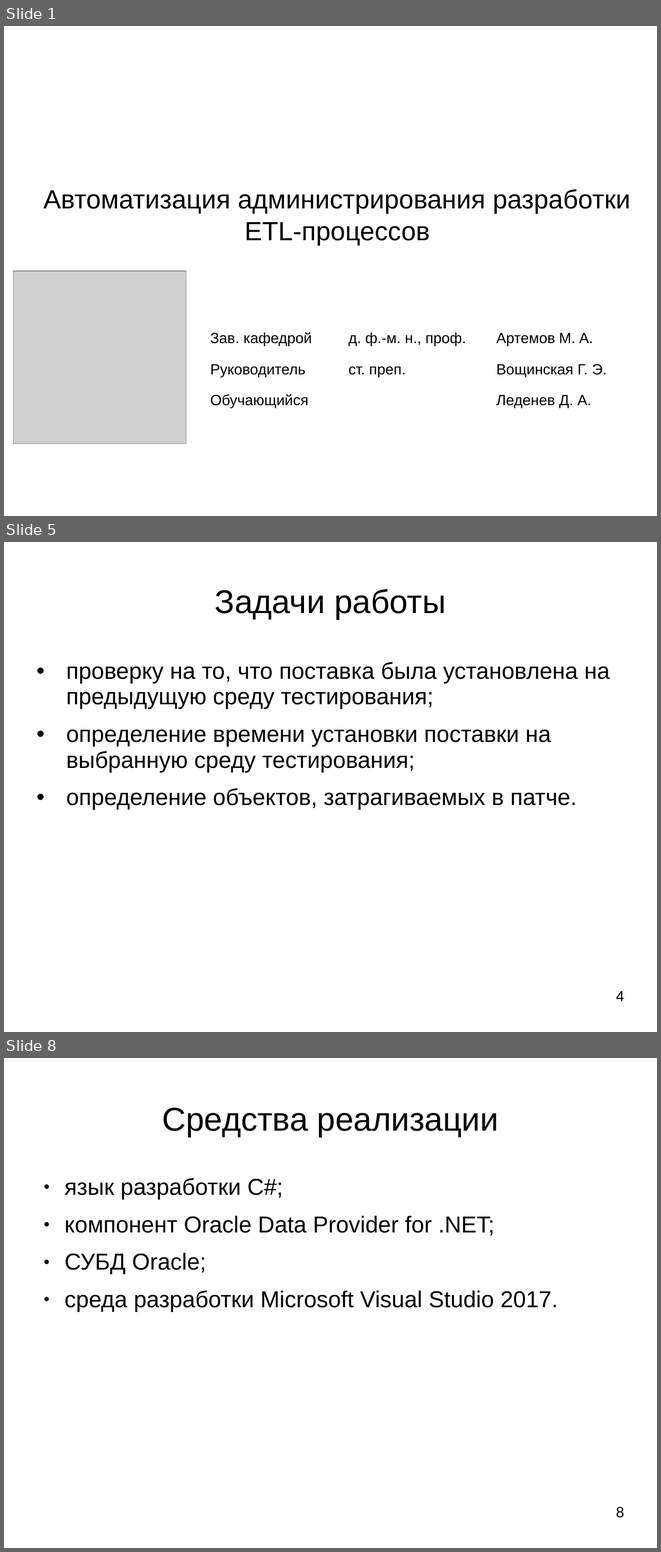
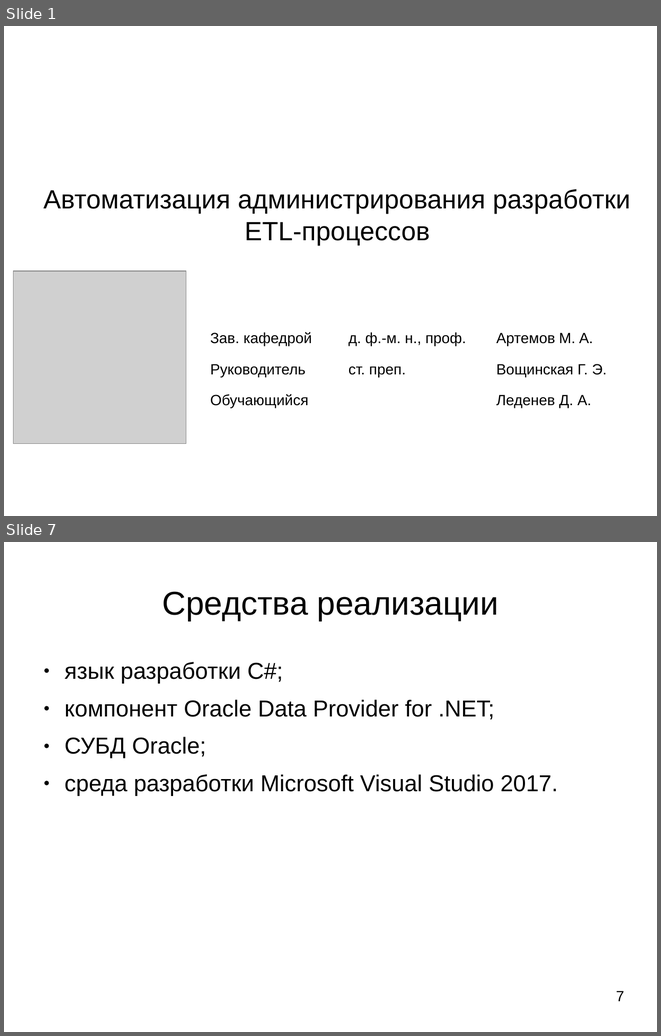
Before and after one commit to ledenevdmitry/CoreApp, a slide deck: LedenevDiplom.ppt. Shown one above the other, each under a label of ours: slides 1, 5 and 8 before the commit, slides 1 and 7 after it; the slides between them are not shown. The pictures are 661x1552 and 661x1036 pixels, drawn with LibreOffice and Linux fonts; fonts in the diff are those of the drawing; grey boxes stand for pictures. Boxes give left, top, right and bottom in pixels: in the first picture for what was removed or moved away, otherwise in the second. Text is boxed around its words. In the diff, an @@ line names an element or a change of style, - is before the commit and + after.

```diff
--- a/LedenevDiplom.ppt
+++ b/LedenevDiplom.ppt
@@ slide 5 removed at <box>4,542,657,1032</box>, background #FFFFFF @@
@@ title removed at <box>215,589,446,619</box> @@
-Задачи работы
@@ text removed at <box>66,662,610,810</box> @@
-• проверку на то, что поставка была установлена на предыдущую среду тестирования;
-• определение времени установки поставки на выбранную среду тестирования;
-• определение объектов, затрагиваемых в патче.
@@ text removed at <box>616,990,625,1001</box> @@
-4
@@ what was slide 8 is now slide 7 @@
@@ page number at <box>616,990,625,1001</box>: text changed @@
-8
+7
```
Also in this commit, not shown: 10 slides changed, 3 other slides removed, 2 other files.
